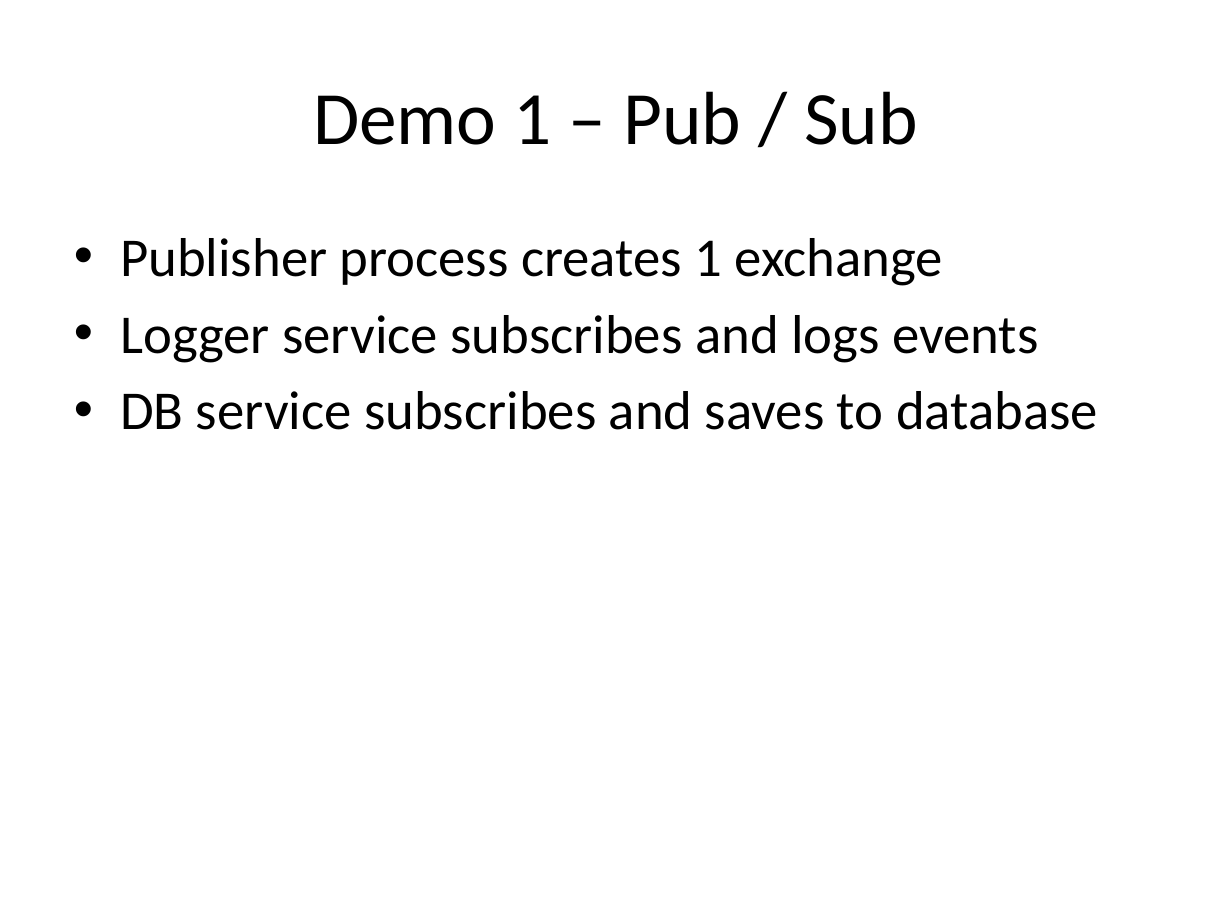
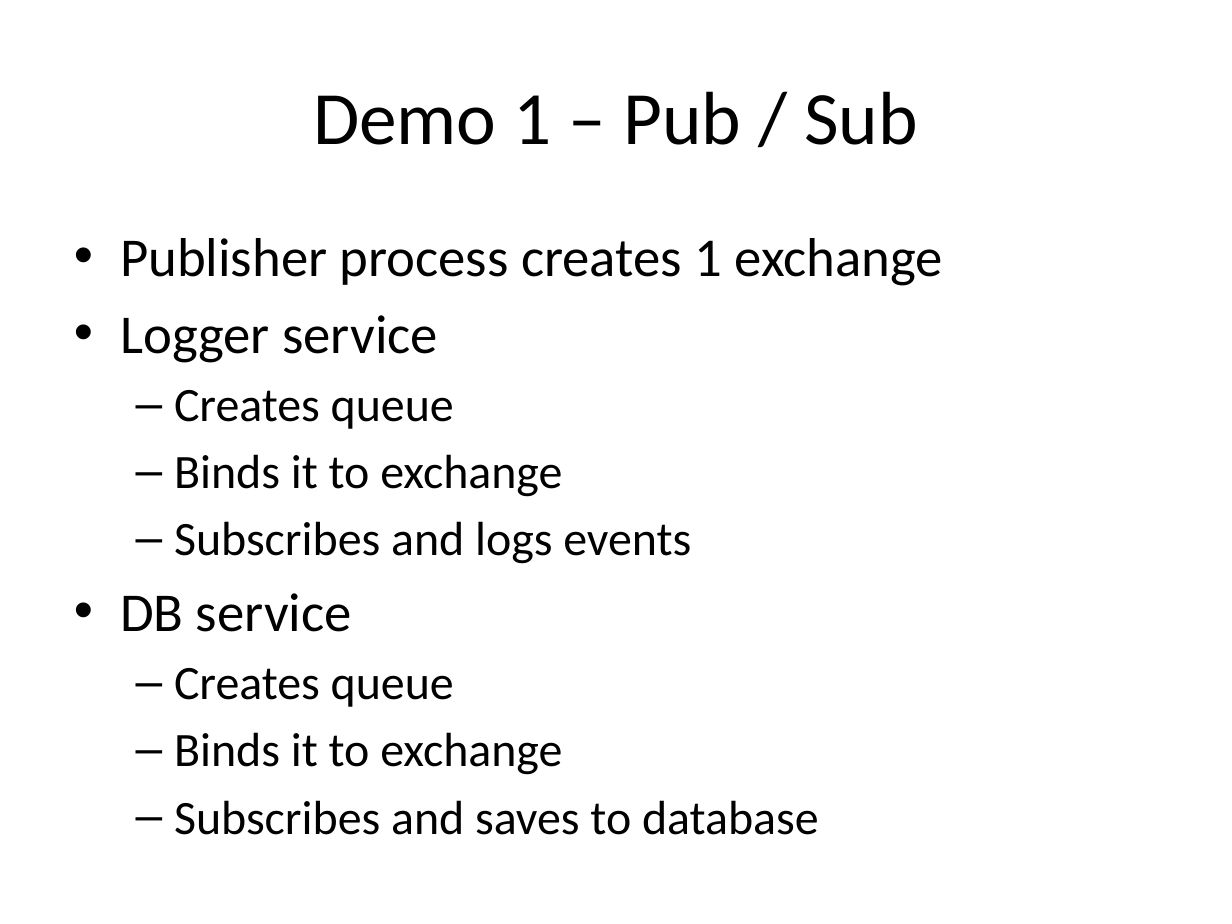
Before and after one commit to cl9p/rabbitmq-demos, a slide deck: slide 19 of Messaging Patterns.pptx (slide 18 before the commit). Drawn at 1232x924 pixels with LibreOffice and Linux fonts; fonts in the diff are those of the drawing. Boxes give left, top, right and bottom in pixels: in the first picture for what was removed or moved away, otherwise in the second. Text is boxed around its words. In the diff, an @@ line names an element or a change of style, - is before the commit and + after.

```diff
--- a/Messaging Patterns.pptx
+++ b/Messaging Patterns.pptx
@@ text at [120, 315, 819, 835]: text changed; size 32 to 28 pt @@
-• Logger service subscribes and logs events
-• DB service subscribes and saves to database
+• Logger service
+  – Creates queue
+  – Binds it to exchange
+  – Subscribes and logs events
+• DB service
+  – Creates queue
+  – Binds it to exchange
+  – Subscribes and saves to database
```
Also in this commit, not shown: 10 other slides changed, 2 slides added.
